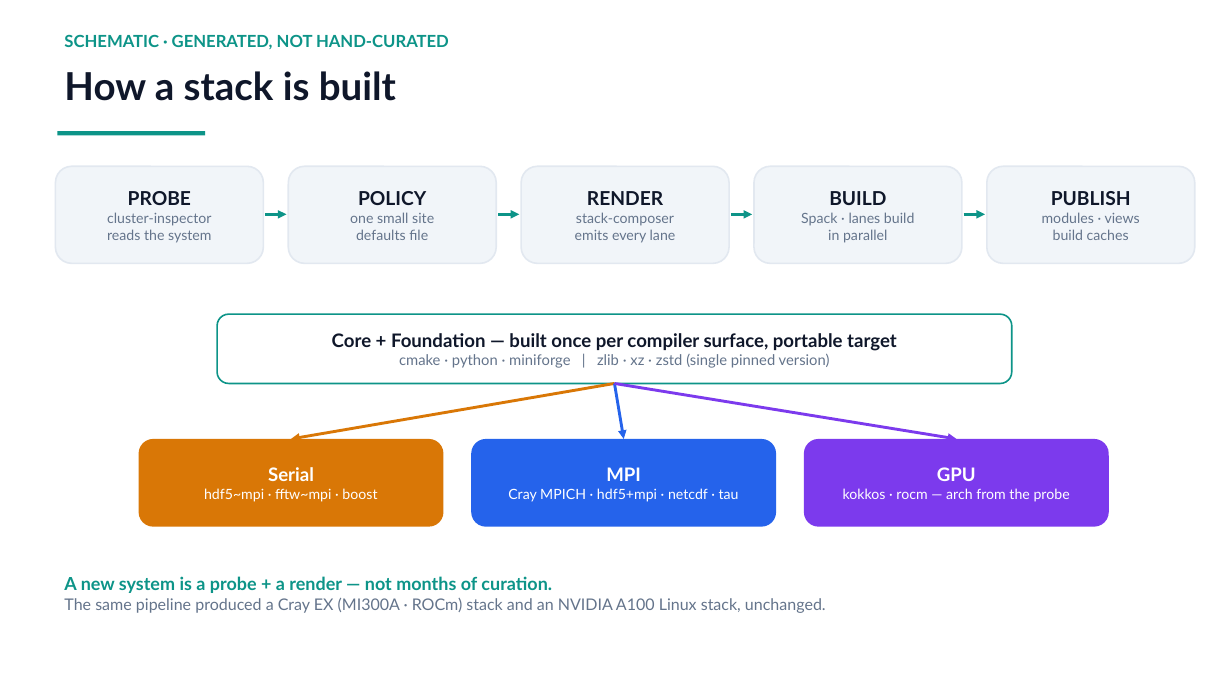
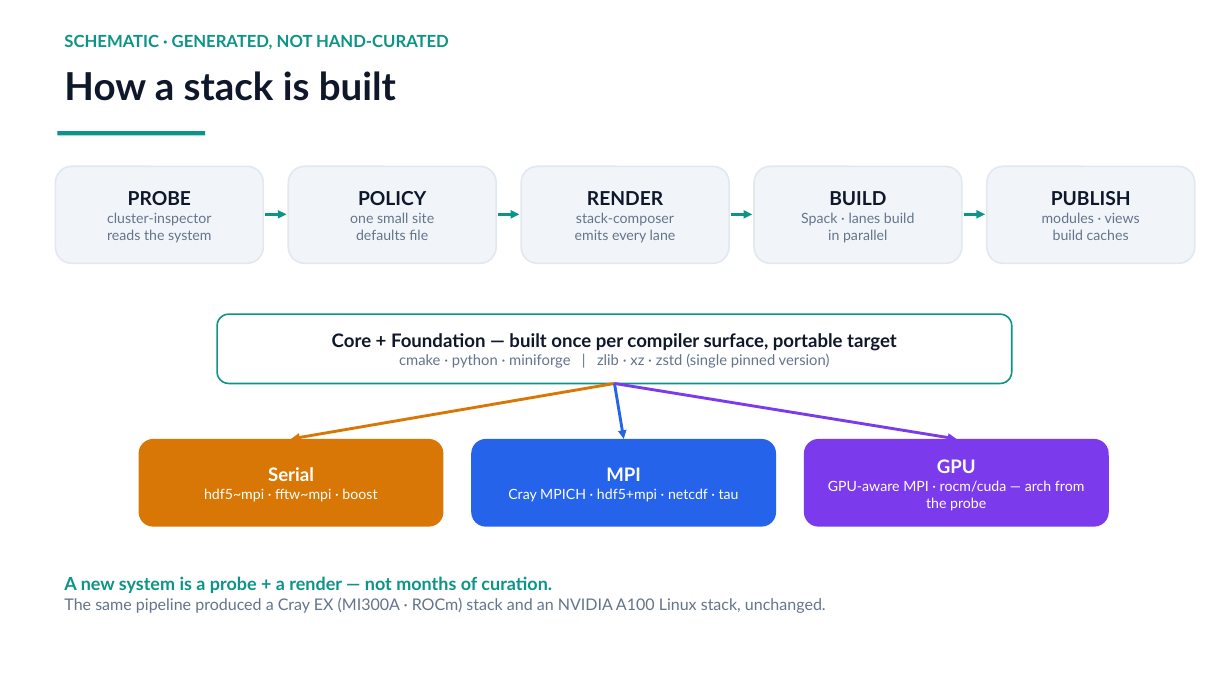
Before and after one commit to ray12514/stack-planning, a slide deck: slide 4 of presentations/cse_lanes_model.pptx. Drawn at 1232x693 pixels with LibreOffice and Linux fonts; fonts in the diff are those of the drawing. Boxes give left, top, right and bottom in pixels: in the first picture for what was removed or moved away, otherwise in the second. Text is boxed around its words. In the diff, an @@ line names an element or a change of style, - is before the commit and + after.

```diff
--- a/presentations/cse_lanes_model.pptx
+++ b/presentations/cse_lanes_model.pptx
@@ text in rounded rectangle at box(828, 480, 1084, 511): text changed @@
-kokkos · rocm — arch from the probe
+GPU-aware MPI · rocm/cuda — arch from the probe
```
Also in this commit, not shown: 4 other slides changed, 3 slides added, 9 other files.
